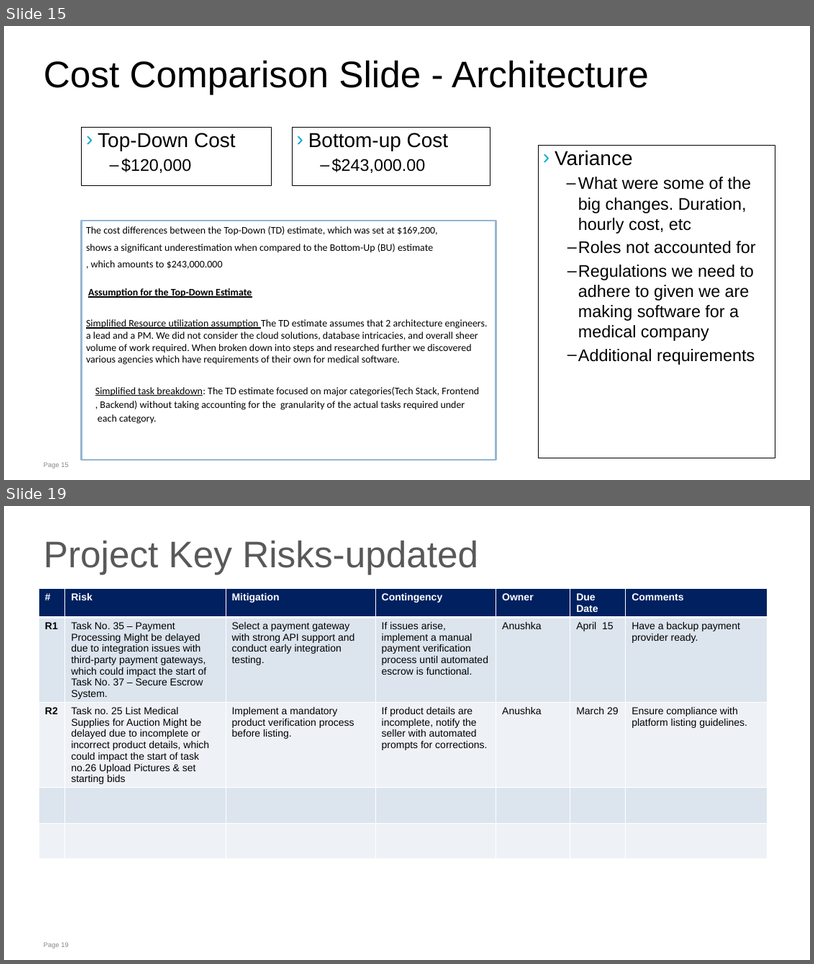
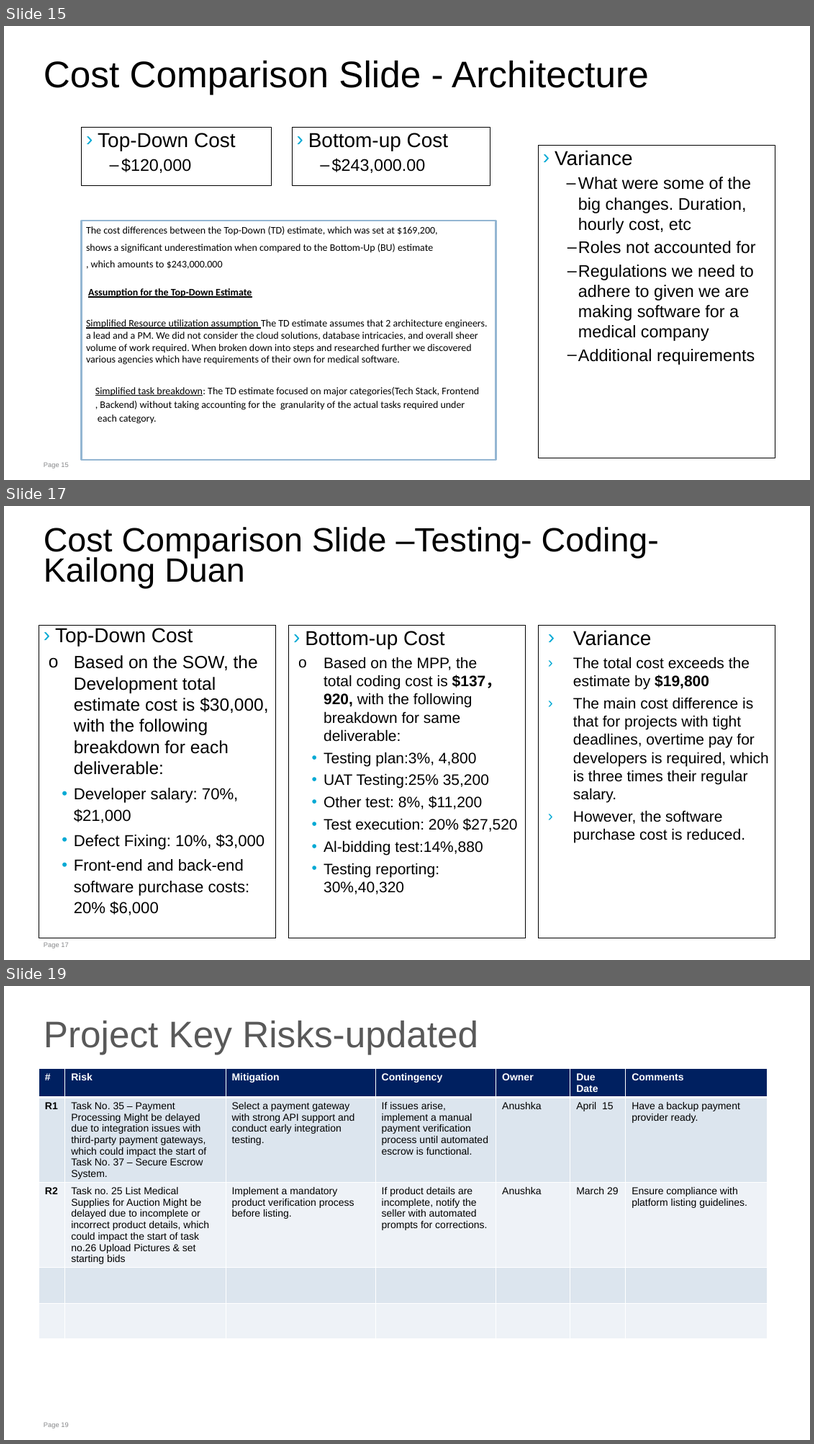
Before and after one commit to dkl520/cs7315_project, a slide deck: 2/proj assign 2 slides (2).pptx. Shown one above the other, each under a label of ours: slides 15 and 19 before the commit, slides 15, 17 and 19 after it; the slides between them are not shown. The pictures are 814x964 and 814x1444 pixels, drawn with LibreOffice and Linux fonts; fonts in the diff are those of the drawing. Boxes give left, top, right and bottom in pixels: in the first picture for what was removed or moved away, otherwise in the second. Text is boxed around its words. In the diff, an @@ line names an element or a change of style, - is before the commit and + after.

```diff
--- a/2/proj assign 2 slides (2).pptx
+++ b/2/proj assign 2 slides (2).pptx
@@ slide 17 added at bbox=[4, 506, 810, 960], background #FFFFFF; not listed: 1 template element that a slide beside it also shows @@
@@ title added at bbox=[44, 527, 659, 588], 40 pt, text #000000 @@
+Cost Comparison Slide –Testing- Coding-Kailong Duan
@@ text added at bbox=[39, 626, 275, 938], outline #000000 0.75 pt, 19 pt, text #000000 @@
+› Top-Down Cost
+  o Based on the SOW, the Development total estimate cost is $30,000, with the following breakdown for each deliverable:
+    • Developer salary: 70%, $21,000
+    • Defect Fixing: 10%, $3,000
+    • Front-end and back-end software purchase costs: 20% $6,000
@@ text added at bbox=[289, 626, 526, 938], outline #000000 0.75 pt, 18 pt, text #000000 @@
+› Bottom-up Cost
+o Based on the MPP, the total coding cost is $137，920, with the following breakdown for same deliverable:
+• Testing plan:3%, 4,800
+• UAT Testing:25% 35,200
+• Other test: 8%, $11,200
+• Test execution: 20% $27,520
+• Al-bidding test:14%,880
+• Testing reporting: 30%,40,320
@@ text added at bbox=[539, 626, 776, 938], outline #000000 0.75 pt, 18 pt, text #000000 @@
+› Variance
+› The total cost exceeds the estimate by $19,800
+› The main cost difference is that for projects with tight deadlines, overtime pay for developers is required, which is three times their regular salary.
+› However, the software purchase cost is reduced.
```
Also in this commit, not shown: 1 slide changed, 2 other slides added, 3 slides removed, 1 other file.
